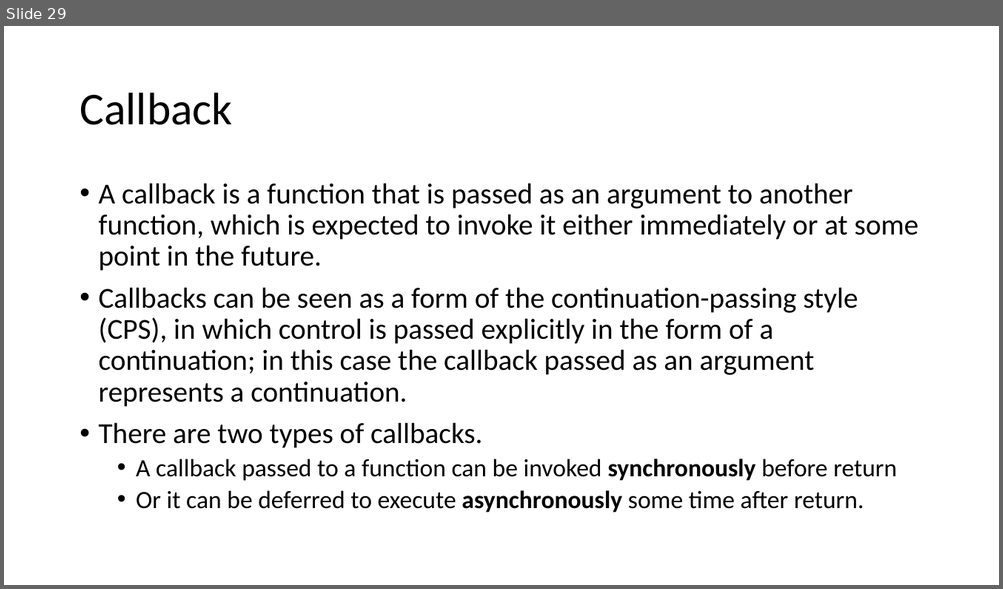
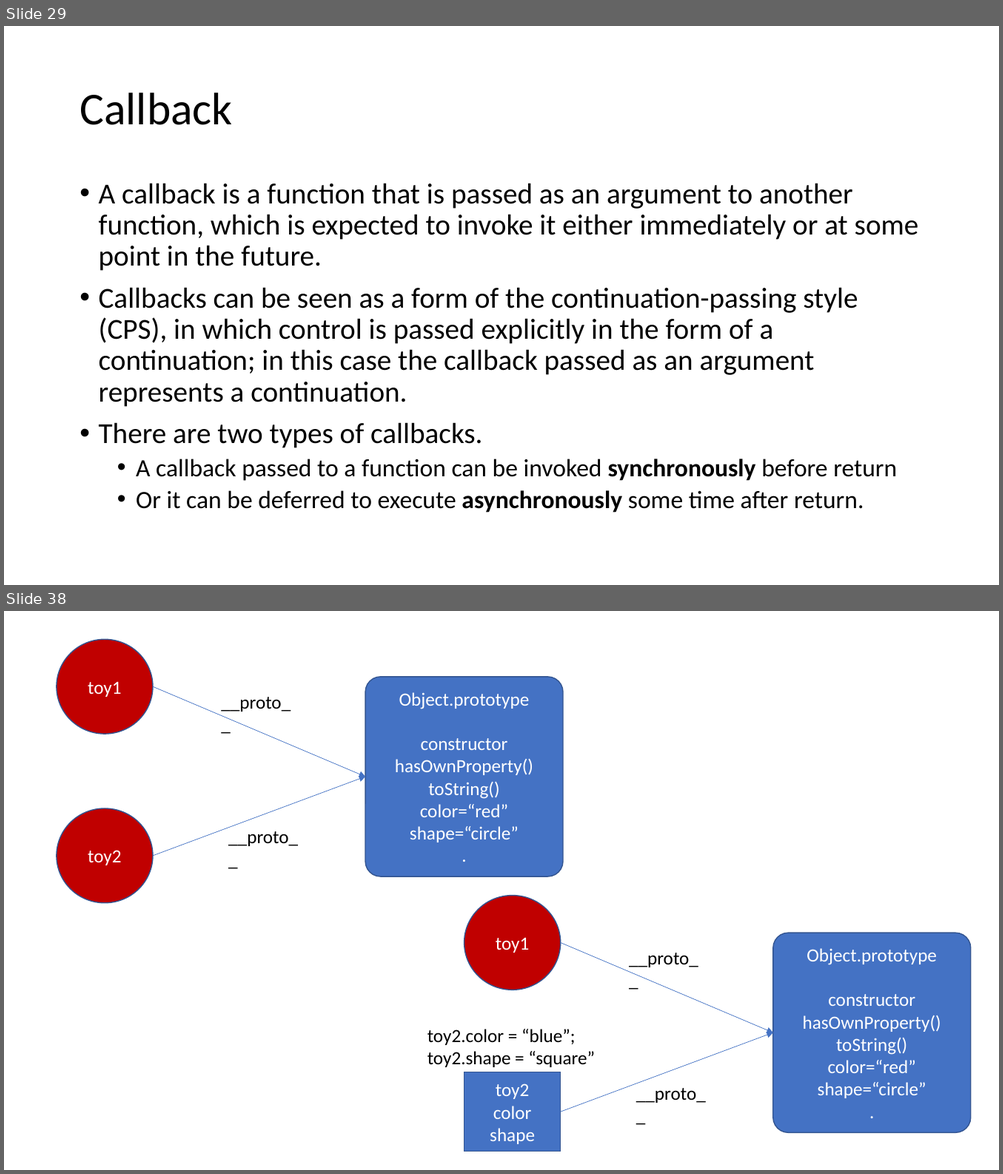
Before and after one commit to madhurinitu/EcmaBy_Manish, a slide deck: Notes/ECMAScript.pptx. Shown one above the other, each under a label of ours: slide 29 before the commit, slides 29 and 38 after it; the slides between them are not shown. The pictures are 1003x589 and 1003x1174 pixels, drawn with LibreOffice and Linux fonts; fonts in the diff are those of the drawing. Boxes give left, top, right and bottom in pixels: in the first picture for what was removed or moved away, otherwise in the second. Text is boxed around its words. In the diff, an @@ line names an element or a change of style, - is before the commit and + after.

```diff
--- a/Notes/ECMAScript.pptx
+++ b/Notes/ECMAScript.pptx
@@ slide 38 added at bbox=[4, 611, 999, 1170], background #FFFFFF @@
@@ group added at bbox=[57, 639, 563, 903]: 2 ellipses, 2 arrows, 2 texts, 1 rounded rectangle @@
+Object.prototype
+constructor
+hasOwnProperty()
+toString()
+color=“red”
+shape=“circle”
+.
+toy1
+__proto__
+__proto__
+toy2
@@ group added at bbox=[427, 896, 971, 1152]: 3 texts, 2 arrows, 1 rounded rectangle, 1 ellipse, 1 rectangle @@
+Object.prototype
+constructor
+hasOwnProperty()
+toString()
+color=“red”
+shape=“circle”
+.
+toy1
+__proto__
+__proto__
+toy2.color = “blue”;
+toy2.shape = “square”
+toy2
+color
+shape
```
Also in this commit, not shown: 35 other slides added.
